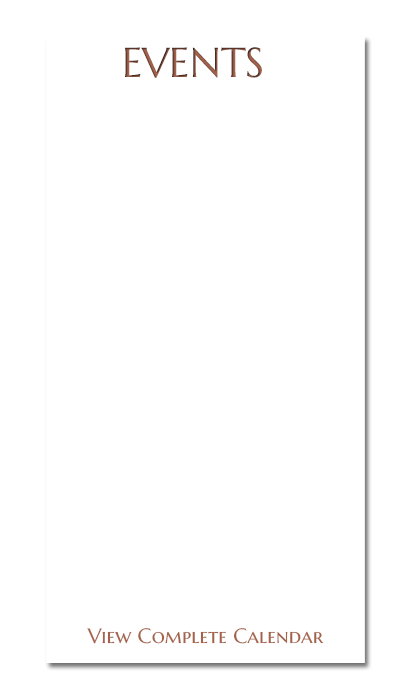
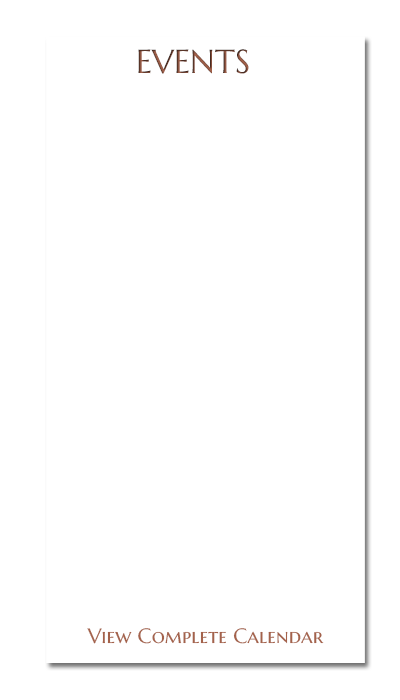
Layer changes from the first 400 x 700 image to the second:
painted on "EVENTS" over [125, 47, 262, 78]
